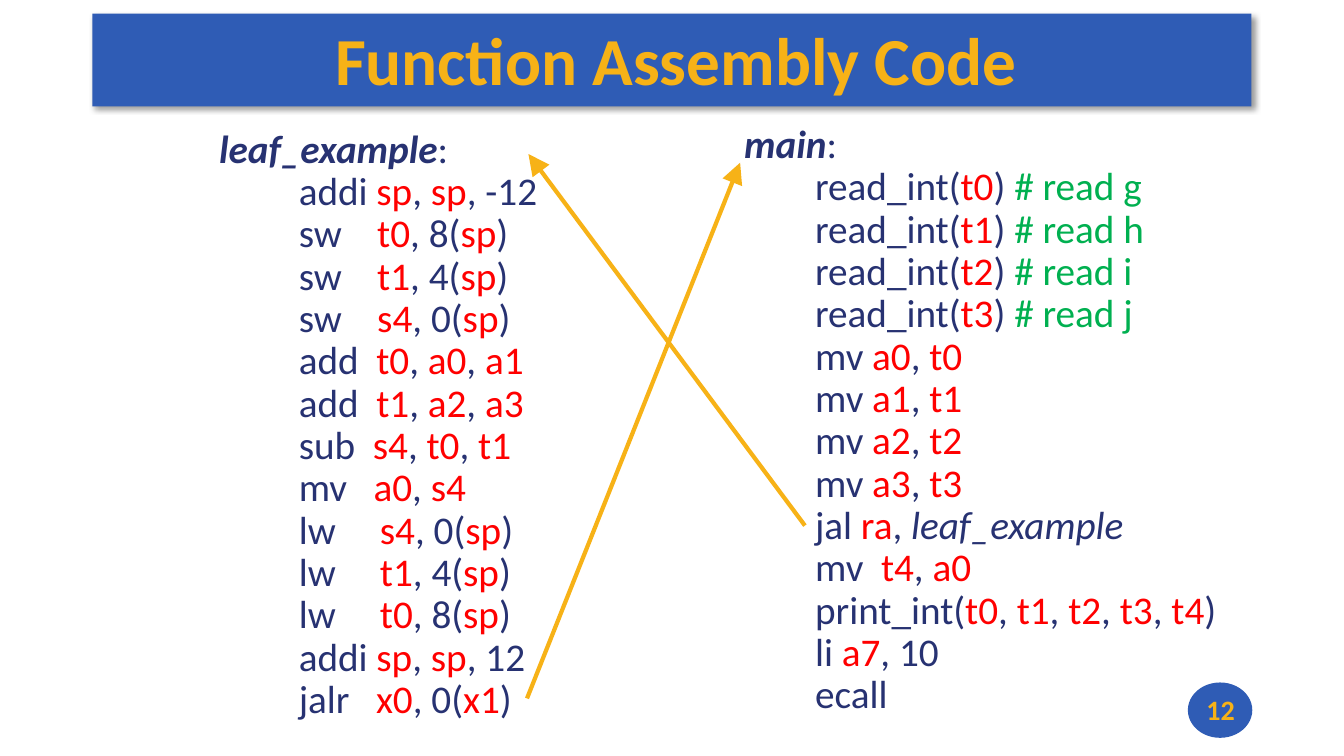
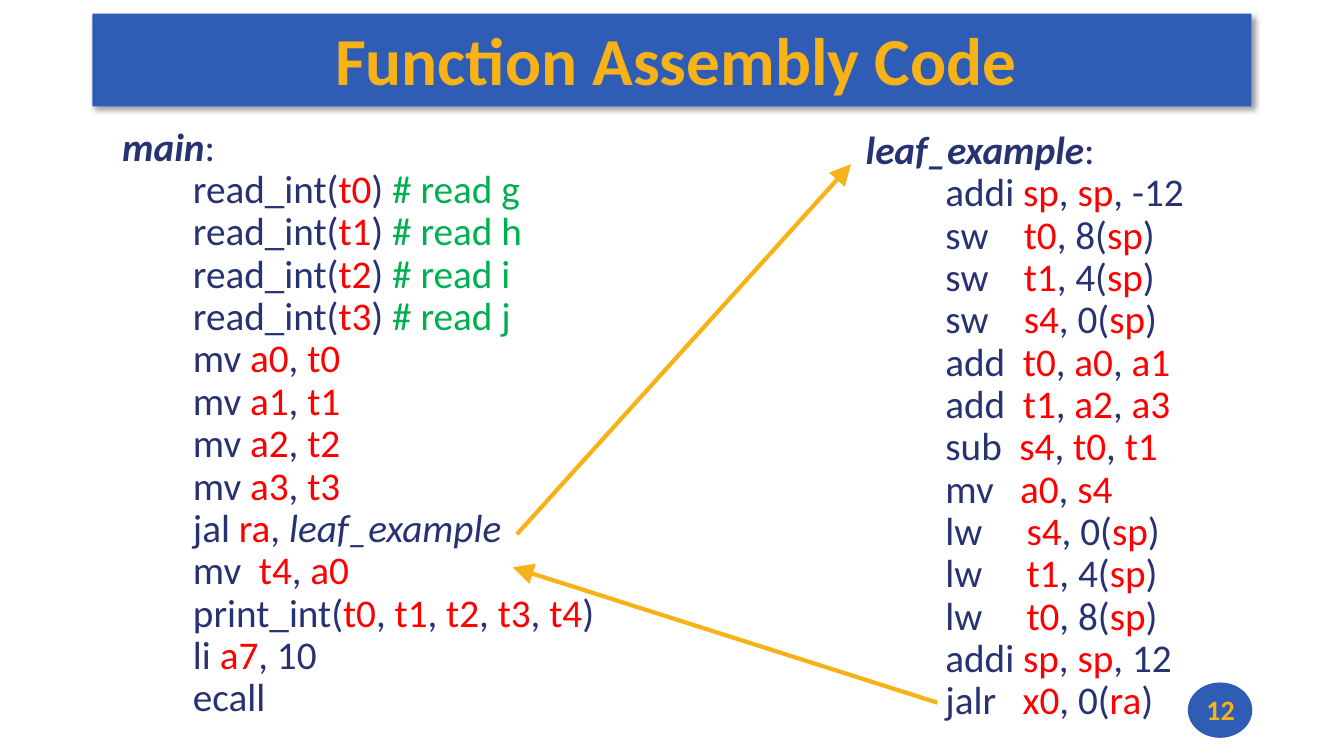
Before and after one commit to andrewt0301/hse-acos-course, a slide deck: slide 12 of docs/part1ca/06_CallStack/CA_Lecture_06.pptx. Drawn at 1344x756 pixels with LibreOffice and Linux fonts; fonts in the diff are those of the drawing. Boxes give left, top, right and bottom in pixels: in the first picture for what was removed or moved away, otherwise in the second. Text is boxed around its words. In the diff, an @@ line names an element or a change of style, - is before the commit and + after.

```diff
--- a/docs/part1ca/06_CallStack/CA_Lecture_06.pptx
+++ b/docs/part1ca/06_CallStack/CA_Lecture_06.pptx
@@ text "main:": place and size @@
-text "main:" at <box>744,130,1216,709</box>
+text "main:" at <box>122,133,594,712</box>
@@ text "leaf_example:": place and size @@
-text "leaf_example:" at <box>219,135,537,720</box>
+text "leaf_example:" at <box>866,136,1184,721</box>
@@ arrow moved from (527, 699) - (740, 162) to (517, 534) - (851, 164) @@
@@ arrow moved from (806, 525) - (528, 154) to (938, 703) - (513, 568) @@
@@ text at <box>945,685,1153,721</box>: text changed @@
-jalr x0, 0(x1)
+jalr x0, 0(ra)
```
Also in this commit, not shown: 3 other slides changed, 1 slide added, 2 other files.
